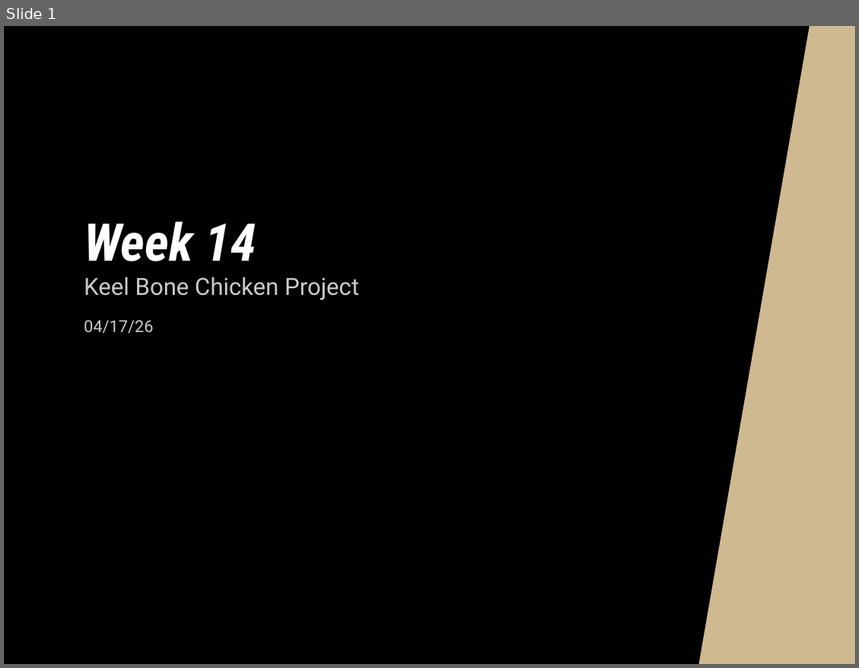
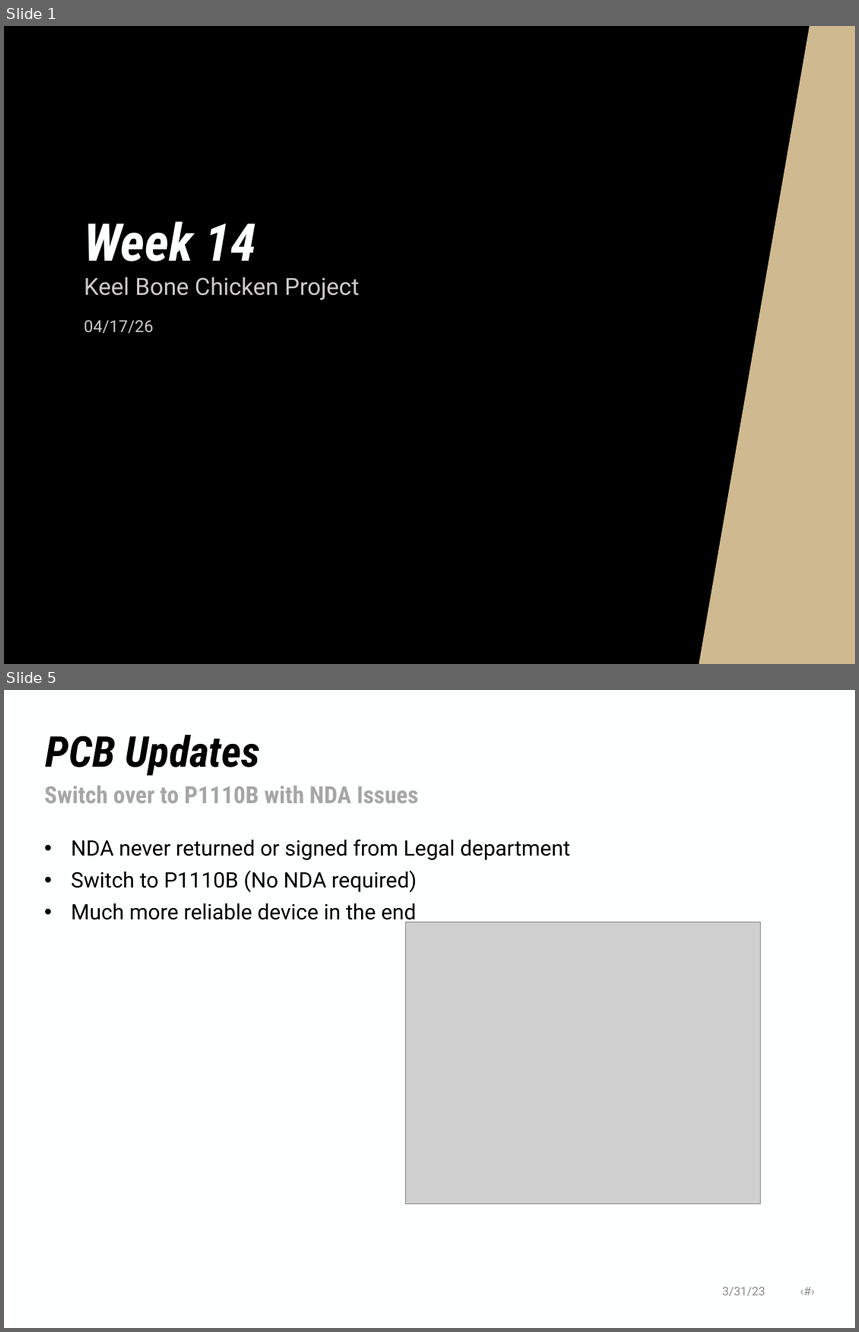
Before and after one commit to NHuang58/Biomedical_Device_PCB, a slide deck: Documentation/Slides/Week_31.pptx. Shown one above the other, each under a label of ours: slide 1 before the commit, slides 1 and 5 after it; the slides between them are not shown. The pictures are 859x668 and 859x1332 pixels, drawn with LibreOffice and Linux fonts; fonts in the diff are those of the drawing; grey boxes stand for pictures; background and template pictures are left out. Boxes give left, top, right and bottom in pixels: in the first picture for what was removed or moved away, otherwise in the second. Text is boxed around its words. In the diff, an @@ line names an element or a change of style, - is before the commit and + after.

```diff
--- a/Documentation/Slides/Week_31.pptx
+++ b/Documentation/Slides/Week_31.pptx
@@ slide 5 added at (4, 690, 855, 1328), background #FEFFFF @@
@@ title added at (45, 735, 260, 776), 36 pt, text #000000, bold, italic @@
+PCB Updates
@@ text added at (44, 786, 418, 803), 20 pt, text #A6A6A6, bold @@
+Switch over to P1110B with NDA Issues
@@ text added at (71, 839, 570, 925), 18 pt, text #000000 @@
+• NDA never returned or signed from Legal department
+• Switch to P1110B (No NDA required)
+• Much more reliable device in the end
@@ picture added at (406, 923, 761, 1204) @@
@@ text added at (722, 1287, 765, 1296), 10 pt, text #8C8C8C @@
+3/31/23 ‹#›
```
Also in this commit, not shown: 2 slides changed, 4 other slides added, 4 other files.
